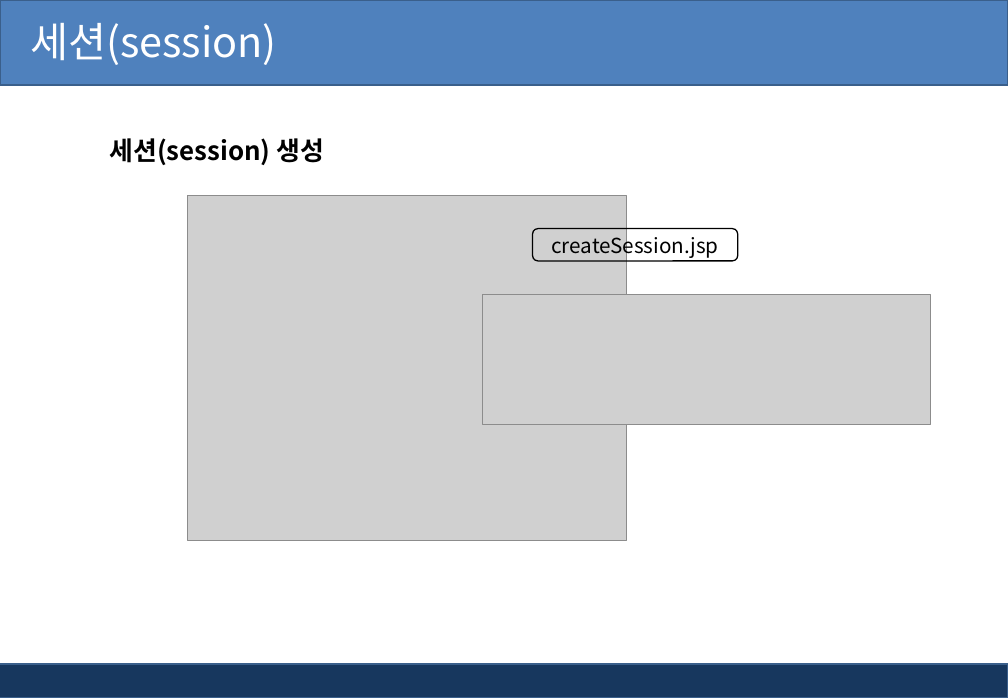
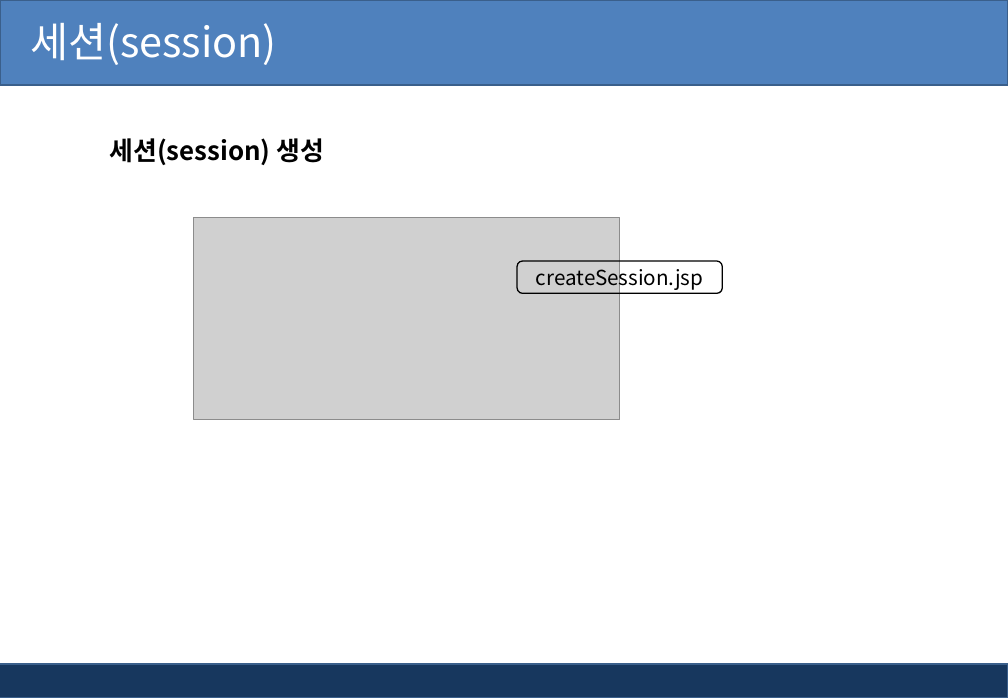
Before and after one commit to pshho/ngreen_project, a slide deck: slide 4 of jspWorks/자료/jsp_ppt/5장. jsp 세션과 쿠키.pptx. Drawn at 1008x698 pixels with LibreOffice and Linux fonts; fonts in the diff are those of the drawing; grey boxes stand for pictures; background and template pictures are left out. Boxes give left, top, right and bottom in pixels: in the first picture for what was removed or moved away, otherwise in the second. Text is boxed around its words. In the diff, an @@ line names an element or a change of style, - is before the commit and + after.

```diff
--- a/jspWorks/자료/jsp_ppt/5장. jsp 세션과 쿠키.pptx
+++ b/jspWorks/자료/jsp_ppt/5장. jsp 세션과 쿠키.pptx
@@ picture: place and size @@
-picture at box(187, 195, 626, 541)
+picture at box(194, 217, 620, 420)
@@ rounded rectangle "createSession.jsp": place and size @@
-rounded rectangle "createSession.jsp" at box(532, 229, 737, 262)
+rounded rectangle "createSession.jsp" at box(517, 262, 722, 294)
@@ picture removed at box(482, 295, 931, 424) @@
```
Also in this commit, not shown: 3 other slides changed, 3 slides added, 18 other files.
